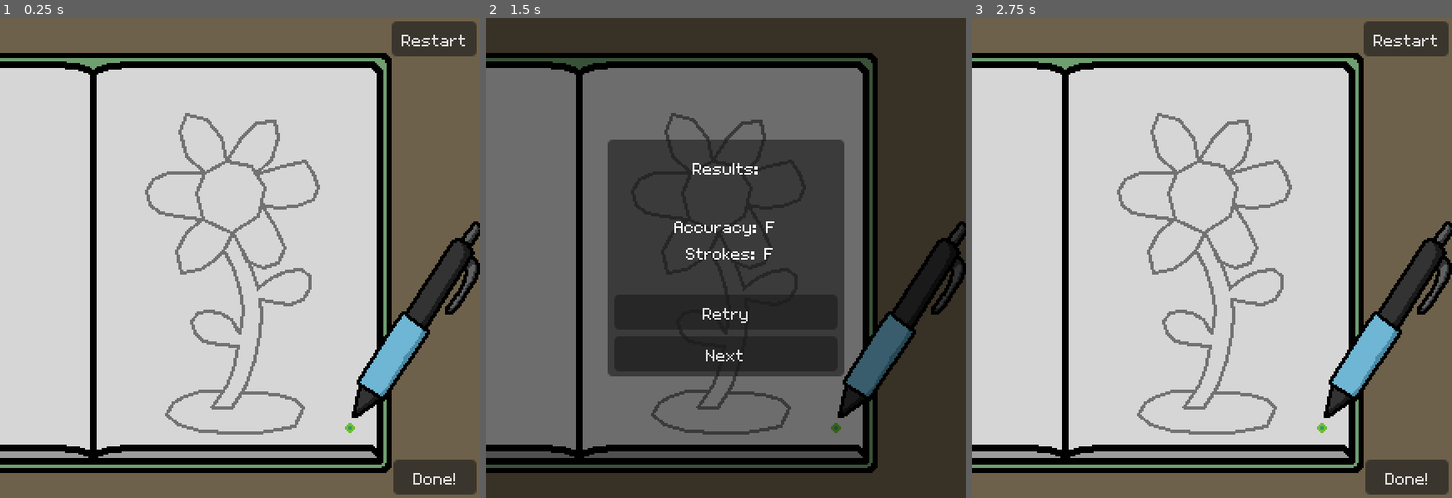
Above: before the commit, frames 1-3 (left to right).
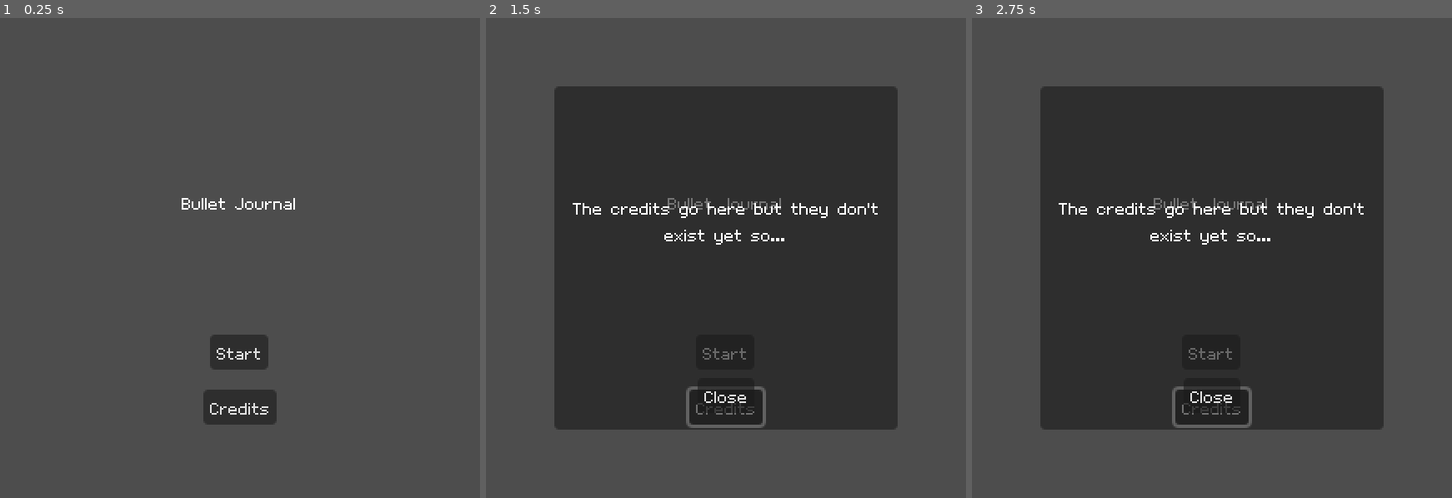
Above: after the commit, the same moments.

Repository: kennethbchen/Bullet-Journal-Game
Game: Godot game, scene res://Title.tscn
Same seed, same stepped clock (60 frames per second), same inputs: the game is played once before the commit and once after it. Before the commit the project starts from res://Level.tscn. The engine's default icon, where the game draws it, is replaced by a stand-in: a white triangle on a blue panel in a dark square.
Inputs (mouse positions are in pixels of both pictures, inside the frame that each line leads up to):
- Up to frame 1 (0.25 s): no input
- Up to frame 2 (1.5 s): click (726, 406) at 0.5 s, where only the run after the commit has a clickable "Credits"; click (922, 478) at 1.25 s, where only the run before the commit has a clickable "Done!"
- Up to frame 3 (2.75 s): click (1212, 310) at 2 s, where only the run before the commit has a clickable "Retry"

The runs differ from the first frame. In frame 1, 100% of the frame differs, in the area x 0-100%, y 0-100%; in frame 2, 71%; in frame 3, 100%.

Commit message:
Started implementing title screen

Diff:
--- a/Level.tscn
+++ b/Level.tscn
@@ -2,7 +2,7 @@
 
 [ext_resource type="Script" path="res://Scripts/DrawingGrader.gd" id="1_c2la4"]
 [ext_resource type="Script" path="res://Scripts/Level.gd" id="1_fwlpn"]
-[ext_resource type="Script" path="res://ResultsText.gd" id="2_128v5"]
+[ext_resource type="Script" path="res://Scripts/ResultsText.gd" id="2_2jxy5"]
 [ext_resource type="PackedScene" uid="uid://cbkrudifu2xkr" path="res://Scenes/GuideLine.tscn" id="2_hhy5b"]
 [ext_resource type="Script" path="res://Scripts/BulletHell/ProjectileGenerator.gd" id="3_ep5s1"]
 [ext_resource type="PackedScene" uid="uid://ckt2ug7d6uwrw" path="res://Scenes/WaterProjectile.tscn" id="5_44i16"]
@@ -114,7 +114,7 @@
 text = "The Results go here but they don't exist yet"
 horizontal_alignment = 1
 autowrap_mode = 3
-script = ExtResource("2_128v5")
+script = ExtResource("2_2jxy5")
 
 [node name="RestartLevelButton" type="Button" parent="ResultsUI/ResultsPanel/VBoxContainer"]
 layout_mode = 2
--- /dev/null
+++ b/Scripts/Title.gd
@@ -0,0 +1,17 @@
+extends Node2D
+
+@export var next_scene: PackedScene
+
+@onready var credits_parent: Control = $UI/Credits
+
+func _ready():
+	credits_parent.hide()
+
+func _on_start_button_pressed():
+	get_tree().change_scene_to_packed(next_scene)
+
+func _on_credits_button_pressed():
+	credits_parent.show()
+
+func _on_close_credits_pressed():
+	credits_parent.hide()
--- /dev/null
+++ b/Title.tscn
@@ -0,0 +1,105 @@
+[gd_scene load_steps=3 format=3 uid="uid://c7il61voitkdo"]
+
+[ext_resource type="Script" path="res://Scripts/Title.gd" id="1_ev2yb"]
+[ext_resource type="PackedScene" uid="uid://cgfnwtxbl14yp" path="res://Level.tscn" id="2_wvwg3"]
+
+[node name="Title" type="Node2D"]
+script = ExtResource("1_ev2yb")
+next_scene = ExtResource("2_wvwg3")
+
+[node name="UI" type="CanvasLayer" parent="."]
+
+[node name="Title" type="Control" parent="UI"]
+layout_mode = 3
+anchors_preset = 15
+anchor_right = 1.0
+anchor_bottom = 1.0
+grow_horizontal = 2
+grow_vertical = 2
+
+[node name="VBoxContainer" type="VBoxContainer" parent="UI/Title"]
+layout_mode = 1
+anchors_preset = 15
+anchor_right = 1.0
+anchor_bottom = 1.0
+grow_horizontal = 2
+grow_vertical = 2
+
+[node name="Spacer" type="Control" parent="UI/Title/VBoxContainer"]
+layout_mode = 2
+size_flags_vertical = 3
+size_flags_stretch_ratio = 0.25
+
+[node name="Title" type="Label" parent="UI/Title/VBoxContainer"]
+layout_mode = 2
+size_flags_vertical = 6
+text = "Bullet Journal"
+horizontal_alignment = 1
+
+[node name="VBoxContainer" type="VBoxContainer" parent="UI/Title/VBoxContainer"]
+layout_mode = 2
+size_flags_vertical = 3
+size_flags_stretch_ratio = 0.42
+
+[node name="StartButton" type="Button" parent="UI/Title/VBoxContainer/VBoxContainer"]
+layout_mode = 2
+size_flags_horizontal = 4
+size_flags_vertical = 6
+text = "Start"
+
+[node name="CreditsButton" type="Button" parent="UI/Title/VBoxContainer/VBoxContainer"]
+layout_mode = 2
+size_flags_horizontal = 4
+size_flags_vertical = 6
+text = "Credits"
+
+[node name="Spacer2" type="Control" parent="UI/Title/VBoxContainer"]
+layout_mode = 2
+size_flags_vertical = 3
+size_flags_stretch_ratio = 0.25
+
+[node name="Credits" type="Control" parent="UI"]
+layout_mode = 3
+anchors_preset = 15
+anchor_right = 1.0
+anchor_bottom = 1.0
+offset_left = 41.0
+offset_top = 41.0
+offset_right = -41.0
+offset_bottom = -41.0
+grow_horizontal = 2
+grow_vertical = 2
+
+[node name="Panel" type="Panel" parent="UI/Credits"]
+layout_mode = 1
+anchors_preset = 15
+anchor_right = 1.0
+anchor_bottom = 1.0
+grow_horizontal = 2
+grow_vertical = 2
+
+[node name="VBoxContainer" type="VBoxContainer" parent="UI/Credits/Panel"]
+layout_mode = 1
+anchors_preset = 15
+anchor_right = 1.0
+anchor_bottom = 1.0
+grow_horizontal = 2
+grow_vertical = 2
+
+[node name="Label" type="Label" parent="UI/Credits/Panel/VBoxContainer"]
+layout_mode = 2
+size_flags_vertical = 6
+size_flags_stretch_ratio = 4.0
+text = "The credits go here but they don't exist yet so..."
+horizontal_alignment = 1
+autowrap_mode = 3
+
+[node name="CloseCreditsButton" type="Button" parent="UI/Credits/Panel/VBoxContainer"]
+layout_mode = 2
+size_flags_horizontal = 4
+size_flags_vertical = 6
+text = "Close"
+
+[connection signal="pressed" from="UI/Title/VBoxContainer/VBoxContainer/StartButton" to="." method="_on_start_button_pressed"]
+[connection signal="pressed" from="UI/Title/VBoxContainer/VBoxContainer/CreditsButton" to="." method="_on_credits_button_pressed"]
+[connection signal="pressed" from="UI/Credits/Panel/VBoxContainer/CloseCreditsButton" to="." method="_on_close_credits_pressed"]
--- a/project.godot
+++ b/project.godot
@@ -11,7 +11,7 @@
 [application]
 
 config/name="BulletJournal"
-run/main_scene="res://Level.tscn"
+run/main_scene="res://Title.tscn"
 config/features=PackedStringArray("4.1", "GL Compatibility")
 config/icon="res://icon.svg"
 
Renamed: ResultsText.gd -> Scripts/ResultsText.gd
